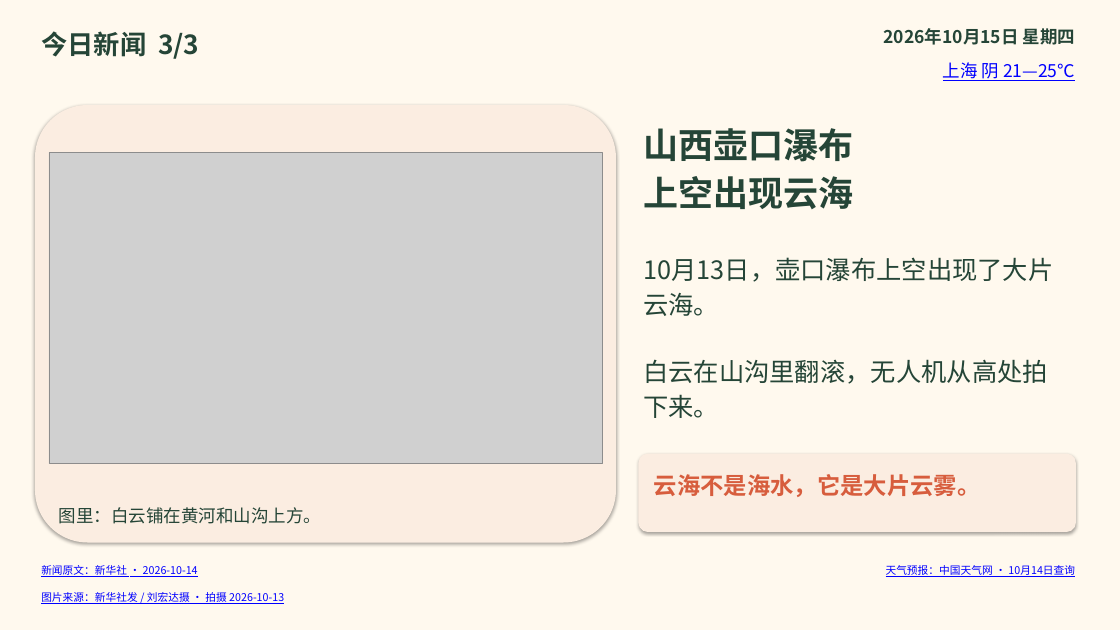
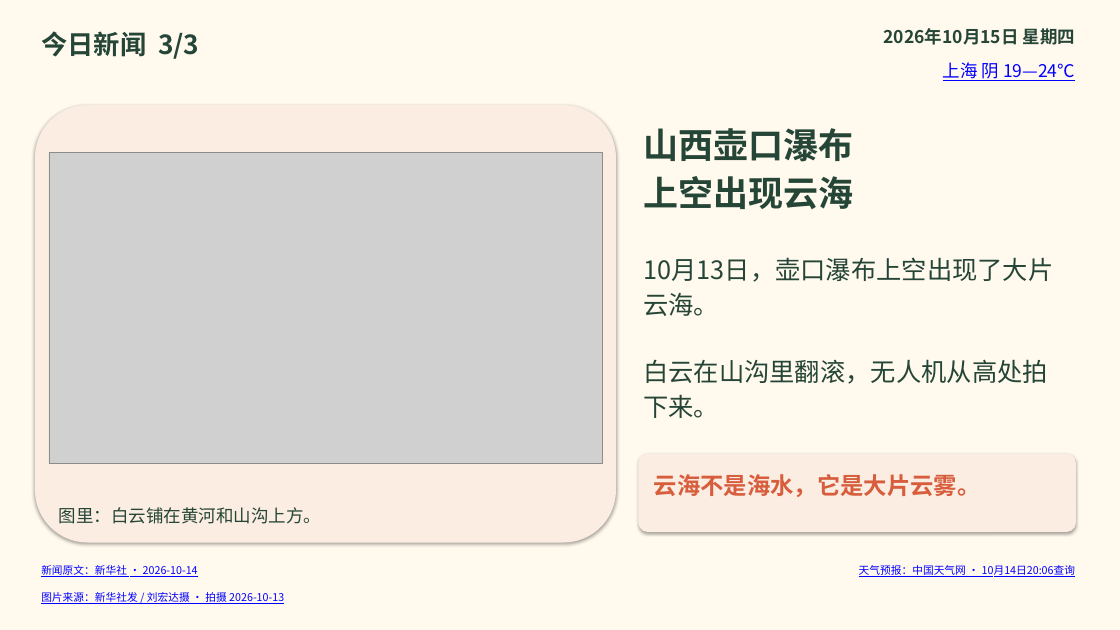
Before and after one commit to solomonhe-hgx/daily-news, a slide deck: slide 3 of daily-news/2026-10-15/今日新闻-2026-10-15.pptx. Drawn at 1120x630 pixels with LibreOffice and Linux fonts; fonts in the diff are those of the drawing; grey boxes stand for pictures. Boxes give left, top, right and bottom in pixels: in the first picture for what was removed or moved away, otherwise in the second. Text is boxed around its words. In the diff, an @@ line names an element or a change of style, - is before the commit and + after.

```diff
--- a/daily-news/2026-10-15/今日新闻-2026-10-15.pptx
+++ b/daily-news/2026-10-15/今日新闻-2026-10-15.pptx
@@ text at <box>943,62,1075,81</box>: text changed @@
-上海 阴 21—25℃
+上海 阴 19—24℃
@@ text at <box>859,565,1076,577</box>: text changed @@
-天气预报：中国天气网 · 10月14日查询
+天气预报：中国天气网 · 10月14日20:06查询
```
Also in this commit, not shown: 2 other slides changed, 2 other files.
